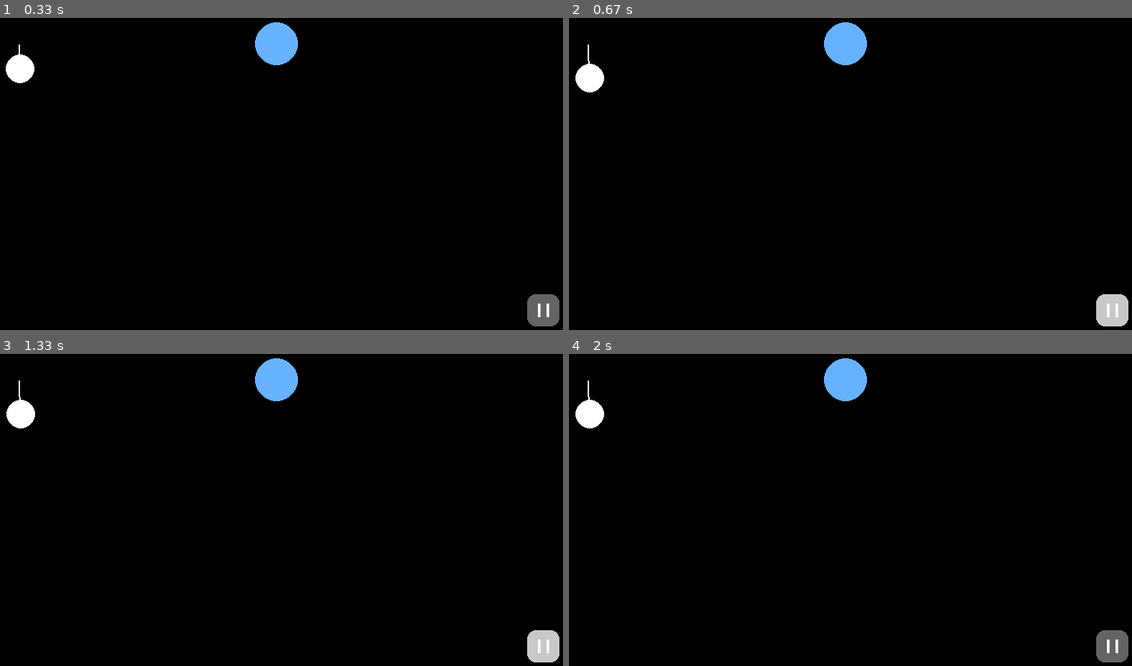
Above: before the commit, frames 1-4 (two rows, left to right).
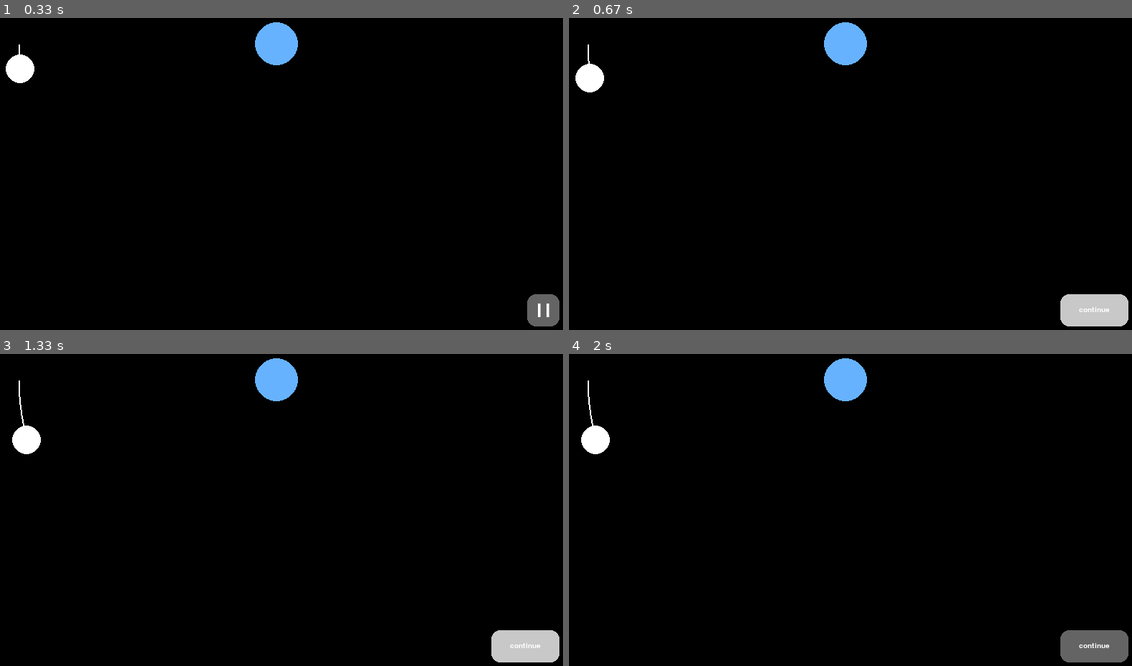
Above: after the commit, the same moments.

Repository: Poolsen/Orbits_Simulation
Game: pygame game, started from main.py
The game is run twice, just before and just after one commit, with the same random seed, the same clock (stepped at 60 frames per second) and the same inputs.
Inputs (mouse positions are in pixels of both pictures, inside the frame that each line leads up to):
- Up to frame 1 (0.33 s): no input
- Up to frame 2 (0.67 s): click "| |" at 0.38 s
- Up to frame 3 (1.33 s): click (523, 647) at 0.72 s, where only the run after the commit has a clickable "continue"; click "| |" at 1.05 s
- Up to frame 4 (2 s): click (1053, 581) at 1.38 s

Frame 1 is identical in both runs. In frame 2, 0.7% of the frame differs, in the area x 87-98%, y 88-99%; in frame 3, 1.4%; in frame 4, 1.4%, in the area x 1-98%, y 14-99%.

Commit message:
added resume feature if in pause menu

Diff:
--- a/Visuals/vis_Buttons.py
+++ b/Visuals/vis_Buttons.py
@@ -1,15 +1,17 @@
 from config import *
 
 class Button:
-    def __init__(self,text,pos,width,height):
+    def __init__(self,text,pos,width,height, ident, font_to_use):
         self.pressed = False
+        self.id = ident
+        self.font_to_use = font_to_use
 
         #rechteck des buttons
         self.rect = pygame.Rect(pos,(width,height))
         self.color = (100, 100, 100)
 
         #text
-        self.text_surf = font_pause_button.render(text,True,(255, 255, 255))
+        self.text_surf = font_to_use.render(text,True,(255, 255, 255))
         self.text_rect = self.text_surf.get_rect(center = self.rect.center)
 
     def draw(self):
@@ -35,9 +37,11 @@
             return False        # wurde nicht gecklickt
 
 def init_buttons():
-    button0 = Button(text='| |', pos=(750, 750), width=45, height=45)    #pos ist hier die ecke oben links
-    buttons = [button0, ]
-    buttons_update_pos = [
-        pygame.Rect(750, 750, 45, 45),
+    button0 = Button(text='| |', pos=(750, 750), width=45, height=45, ident=0, font_to_use=font_pause_button)    #pos ist hier die ecke oben links
+    button1 = Button(text='continue', pos=(700, 750), width=95, height=45, ident=1, font_to_use=font_comic_sans)
+    buttons = [button0, button1, ]
+    buttons_update_pos = [          #welche positionen müssen durch pygame.display.update(buttons_update_pos)
+        pygame.Rect((750, 750), (45, 45)),
+        pygame.Rect((700, 750), (95, 45)),
     ]
     return buttons, buttons_update_pos
--- a/Visuals/vis_Himmelskoerper.py
+++ b/Visuals/vis_Himmelskoerper.py
@@ -52,6 +52,8 @@
         koerper_vis.draw(koerper, screen)
 
     for button in buttons:
+        if button.id == 1:      #button 1 ist der resume button, dieser darf nicht im animation screen gerendert werden
+            continue
         button_returns = [button.draw()]
         #print(button_returns) #nur fpr debugging
         if button_returns[0] is True:
--- a/Visuals/vis_draw_right_screen.py
+++ b/Visuals/vis_draw_right_screen.py
@@ -15,8 +15,8 @@
                 pygame.display.update()
 
             case "vis_paused_animation":
-                vis_draw_paused_animation(buttons)
-                pygame.display.update(buttons_update_pos[0])
+                screen_to_show = vis_draw_paused_animation(buttons)
+                pygame.display.update(buttons_update_pos[1])
 
             case "vis_start_menu":
                 pass
--- a/Visuals/vis_paused_animation.py
+++ b/Visuals/vis_paused_animation.py
@@ -6,7 +6,15 @@
             run = False
             pygame.quit()
             sys.exit()
+
     for button in buttons:
-        button.draw()
+        if button.id == 0:  # button 0 ist der pause button, dieser darf nicht im animation screen gerendert werden
+            continue
+        button_returns = [button.draw()]
+        # print(button_returns) #nur fpr debugging
+        if button_returns[0] is True:
+            screen_to_show = "vis_Himmelskoerper"  # wird geändert, wenn gedrückt wurde
+            return screen_to_show  # sollte der pause button gedrückt worden sein, dann kann der loop unterbrochen werden, es kann schließlich nur ein button gedrückt worden sein
 
-    pygame.display.update()  # updated, was angezeigt wird
+    screen_to_show = "vis_paused_animation"
+    return screen_to_show
--- a/config.py
+++ b/config.py
@@ -20,7 +20,7 @@
 hoehe = 800
 screen = pygame.display.set_mode((breite, hoehe))   #window wird erstellt
 pygame.display.set_caption("Orbits_Simulation")     # Titel des Windows
-font = pygame.font.SysFont(name="comicsans", size=15, bold=False, italic=False)
+font_comic_sans = pygame.font.SysFont(name="comicsans", size=15, bold=False, italic=False)
 font_pause_button = pygame.font.SysFont(name=None, size=30, bold=True, italic=False)
 
 breite = 800  # breite des windows
